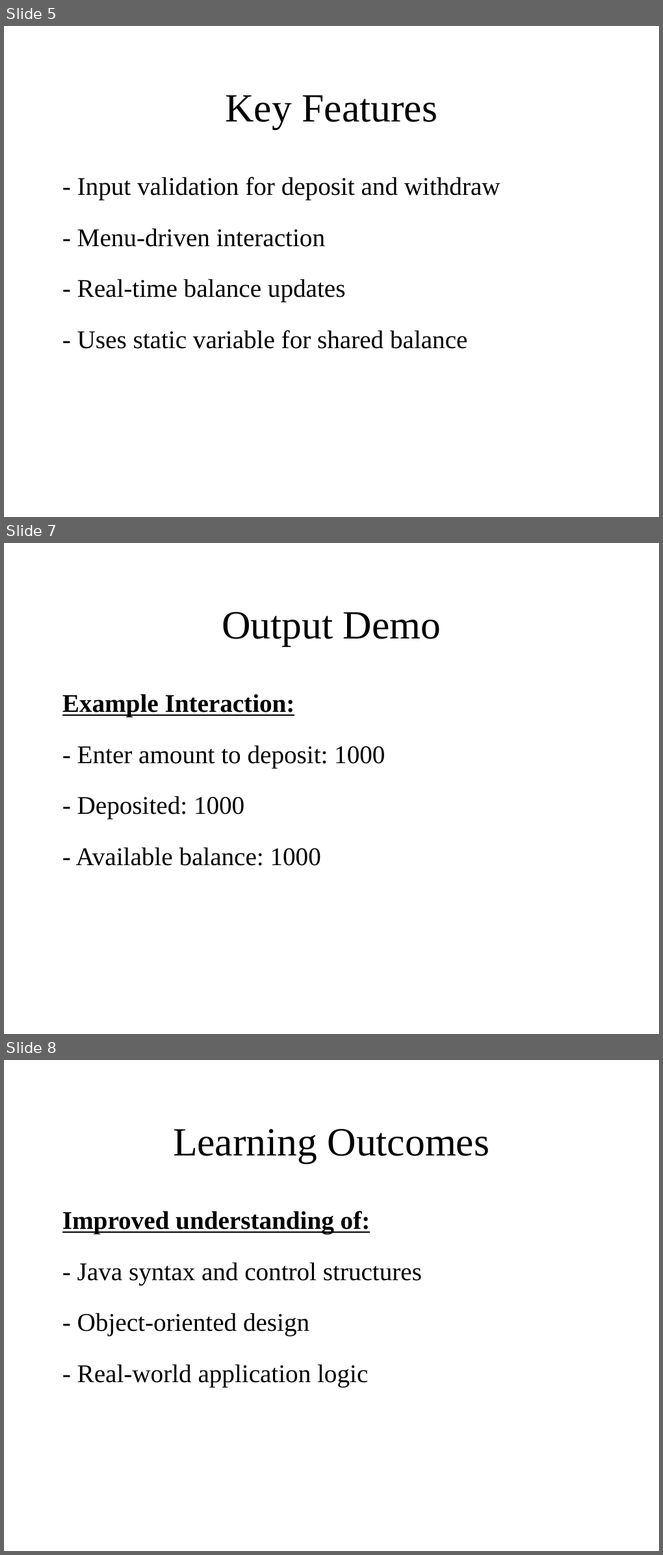
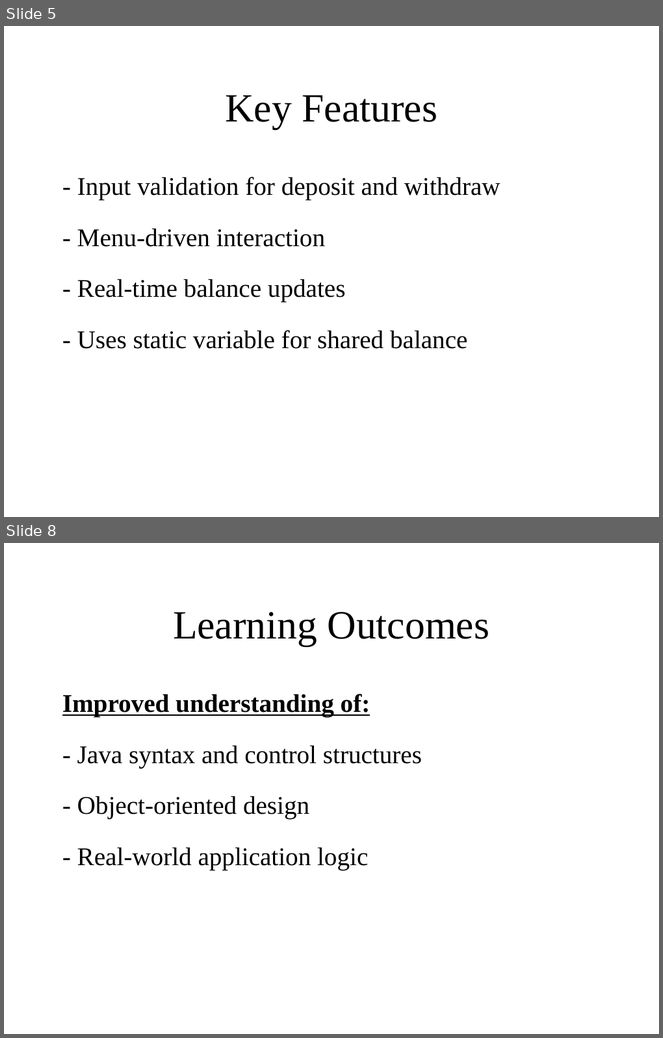
Before and after one commit to toodoo24/Edubridge_project, a slide deck: Simple Banking Application.pptx. Shown one above the other, each under a label of ours: slides 5, 7 and 8 before the commit, slides 5 and 8 after it; the slides between them are not shown. The pictures are 663x1555 and 663x1038 pixels, drawn with LibreOffice and Linux fonts; fonts in the diff are those of the drawing. Boxes give left, top, right and bottom in pixels: in the first picture for what was removed or moved away, otherwise in the second. Text is boxed around its words. In the diff, an @@ line names an element or a change of style, - is before the commit and + after.

```diff
--- a/Simple Banking Application.pptx
+++ b/Simple Banking Application.pptx
@@ slide 7 removed at [4,543,659,1034], background #FFFFFF @@
@@ title removed at [222,612,441,646] @@
-Output Demo
@@ subtitle removed at [62,694,385,866] @@
-Example Interaction:
-- Enter amount to deposit: 1000
-- Deposited: 1000
-- Available balance: 1000
```
Also in this commit, not shown: 1 slide changed, 1 slide added.
